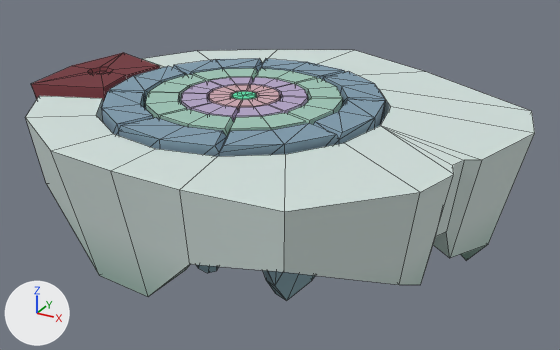
The FBX model GearController/Assets/art/3d/model/keyA.FBX: old version first, new version second.
The view is the same before and after, from a 50 mm lens placed at (0.377, -0.614, 0.354), pointed at (0.027, 0.022, 0.036). The axes (+X, +Y, +Z) are drawn at lower left. The lights are the same throughout. Mesh edges are drawn as thin lines. Where no turn or scale is listed for an object, it has been applied to the vertices.

In view in the first picture: 'KeyA001', 'KeyA002', 'KeyA003', 'KeyA004', 'keyA'.
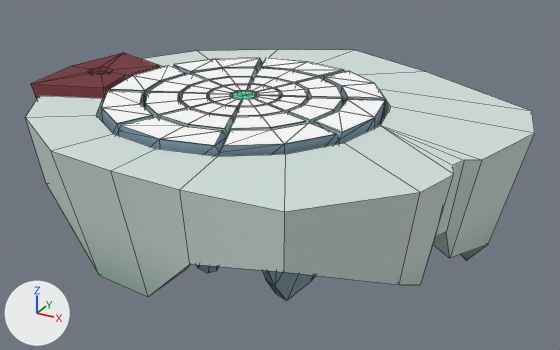
Diff of the bpy script that builds the scene:
```diff
--- a/GearController/Assets/art/3d/model/keyA.FBX.py
+++ b/GearController/Assets/art/3d/model/keyA.FBX.py
@@ img_keya_w_png @@
+img_keya_w_png = load_image('keyA_w.png', '../texture/keyA_w.png', 512, 512, 'Non-Color')
@@ mat_02___default @@
+mat_02___default = bpy.data.materials.new('02 - Default')
+# uses the picture img_keya_w_png
@@ me_mesh_003 @@
 # used by ob_keya003; location = (0.0, 0.0, 0.0)
-me_mesh_003.from_pydata(...)  # 113 vertices, 96 faces; spans x -0.0615..0.0615, y -0.0615..0.0615, z 0.0797..0.1232
+me_mesh_003.from_pydata(...)  # 161 vertices, 112 faces; spans x -0.0615..0.0615, y -0.0615..0.0615, z 0.0797..0.1237
+# me_mesh_003 part 1
+# 48 vertices are added at x -0.0615..0.0615, y -0.0615..0.0615, z 0.1237
+# 16 new faces join them, mat_02___default
 me_mesh_003.materials.append(mat_all)
+me_mesh_003.materials.append(mat_02___default)
@@ me_mesh_002 @@
 # used by ob_keya002; location = (0.0, 0.0, 0.0)
-me_mesh_002.from_pydata(...)  # 113 vertices, 96 faces; spans x -0.095..0.095, y -0.095..0.095, z 0.08..0.123
+me_mesh_002.from_pydata(...)  # 161 vertices, 112 faces; spans x -0.095..0.095, y -0.095..0.095, z 0.08..0.124
+# me_mesh_002 part 4
+# 48 vertices are added at x -0.095..0.095, y -0.095..0.095, z 0.124
+# 16 new faces join them, mat_02___default
 me_mesh_002.materials.append(mat_all)
+me_mesh_002.materials.append(mat_02___default)
@@ me_mesh_004 @@
 # used by ob_keya004; location = (0.0, 0.0, 0.0)
-me_mesh_004.from_pydata(...)  # 113 vertices, 96 faces; spans x -0.0347..0.0347, y -0.0347..0.0347, z 0.0797..0.1232
+me_mesh_004.from_pydata(...)  # 161 vertices, 112 faces; spans x -0.0347..0.0347, y -0.0347..0.0347, z 0.0797..0.1237
+# me_mesh_004 part 3
+# 48 vertices are added at x -0.0347..0.0347, y -0.0347..0.0347, z 0.1237
+# 16 new faces join them, mat_02___default
 me_mesh_004.materials.append(mat_all)
+me_mesh_004.materials.append(mat_02___default)
@@ me_mesh @@
 # used by ob_keya001; location = (0.0, 0.0, 0.0)
-me_mesh.from_pydata(...)  # 181 vertices, 362 faces; spans x -0.136..0.136, y -0.136..0.136, z -0.063..0.123
+me_mesh.from_pydata(...)  # 229 vertices, 394 faces; spans x -0.136..0.136, y -0.136..0.136, z -0.063..0.124
+# me_mesh part 2
+# 48 vertices are added at x -0.136..0.136, y -0.136..0.136, z 0.124
+# 32 new faces join them, mat_02___default
 me_mesh.materials.append(mat_all)
+me_mesh.materials.append(mat_02___default)
```

Boxes (x1, y1, x2, y2) around the edits, measured in the pictures (560 x 350 px):
'KeyA004', reshaped: before (209, 85, 280, 110); after (209, 84, 280, 109)
part 1 of me_mesh_003, added: after (181, 77, 307, 115)
part 2 of me_mesh, added: after (102, 58, 385, 146)
part 3 of me_mesh_004, added: after (209, 84, 280, 106)
part 4 of me_mesh_002, added: after (146, 68, 342, 128)
